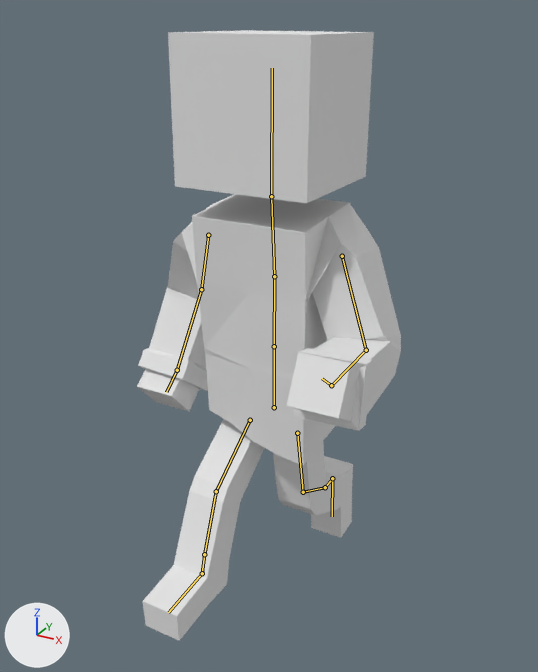
The Blender file Characters/Colby.blend as it was, and as the next commit left it.
The view is the same before and after, from a camera (50 mm lens) standing at (4.82, -8.92, 8.76) and looking at (-0.1, 0.02, 4.29). Every picture has the same lights, and +X, +Y and +Z are marked at lower left. Both versions are drawn at frame 24 of the action 'RunningJump'; the numbers are the values there. The bones that bend it are drawn over the model as lines.
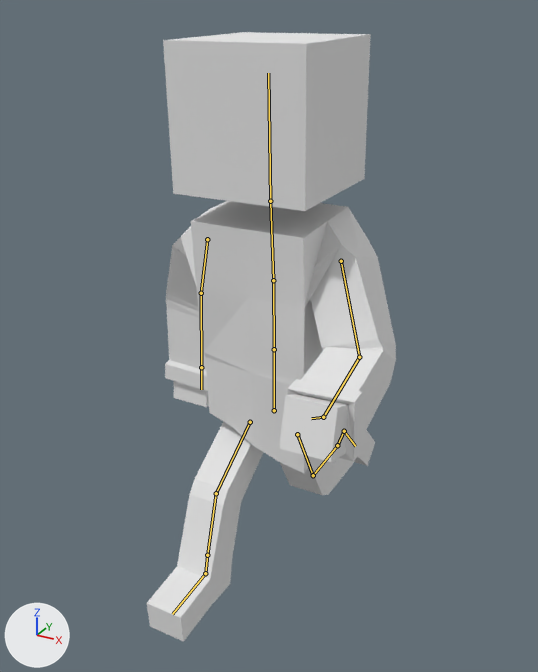
What the commit changed:
Bone 'Bone' (bone_bone) moves from (0.0, -0.09, 0.0) to (0.0, -0.14, 0.0).
Bone 'Bone.001' (bone_bone_001) turns from (0, 0, -1) to (0, 0, -2) degrees about its own x, y and z.
Bone 'Bone.002' (bone_bone_002) turns from (0, 0, -3) to (0, 0, -2) degrees about its own x, y and z.
Bone 'Bone.003' (bone_bone_003) turns from (0, 0, -4) to (0, 0, -3) degrees about its own x, y and z.
Bone 'Bone.005' (bone_bone_005) turns from (-10, 16, 51) to (-17, 7, 20) degrees about its own x, y and z.
Bone 'Bone.006' (bone_bone_006) turns from (-4, 1, 21) to (-4, 0, 6) degrees about its own x, y and z.
Bone 'Bone.007' (bone_bone_007) turns from (11, -3, -68) to (20, -7, -69) degrees about its own x, y and z.
Bone 'Bone.008' (bone_bone_008) turns from (2, -20, -84) to (-7, -18, -59) degrees about its own x, y and z.
Bone 'Bone.010' (bone_bone_010) moves from (0.0, -0.05, 0.0) to (0.0, -0.08, 0.0).
Bone 'Bone.010' (bone_bone_010) turns from (0, 0, -11) to (0, 0, -28) degrees about its own x, y and z.
Bone 'Bone.011' (bone_bone_011) turns from (52, 0, 0) to (64, 0, 0) degrees about its own x, y and z.
Bone 'Bone.016' (bone_bone_016) turns from (-5, 0, 0) to (-15, 0, 0) degrees about its own x, y and z.
Bone 'Bone.014' (bone_bone_014) turns from (0, 1, -31) to (0, 1, -35) degrees about its own x, y and z.
Bone 'Bone.015' (bone_bone_015) turns from (9, 0, 0) to (6, 0, 0) degrees about its own x, y and z.

Where the change shows, as pixel boxes (x1, y1, x2, y2) in the pictures (538 x 672 px):
'Cube', posed
    before: (137, 30, 401, 641)
    after: (147, 32, 396, 642)
bone 'Bone', root to tip
    before: (274, 407) to (274, 346)
    after: (274, 410) to (274, 349)
bone 'Bone.001', root to tip
    before: (274, 346) to (274, 276)
    after: (274, 349) to (273, 280)
bone 'Bone.002', root to tip
    before: (274, 276) to (271, 196)
    after: (273, 280) to (270, 201)
bone 'Bone.003', root to tip
    before: (271, 196) to (272, 68)
    after: (270, 201) to (268, 73)
bone 'Bone.005', root to tip
    before: (201, 289) to (177, 370)
    after: (201, 293) to (201, 367)
bone 'Bone.006', root to tip
    before: (177, 370) to (166, 392)
    after: (201, 367) to (201, 389)
bone 'Bone.007', root to tip
    before: (342, 256) to (366, 350)
    after: (341, 261) to (359, 357)
bone 'Bone.008', root to tip
    before: (366, 350) to (331, 385)
    after: (359, 357) to (323, 417)
bone 'Bone.010', root to tip
    before: (297, 433) to (303, 492)
    after: (297, 434) to (313, 475)
bone 'Bone.011', root to tip
    before: (303, 492) to (325, 487)
    after: (313, 475) to (337, 445)
bone 'Bone.016', root to tip
    before: (332, 478) to (332, 516)
    after: (344, 431) to (355, 446)
bone 'Bone.014', root to tip
    before: (216, 491) to (204, 554)
    after: (216, 493) to (207, 555)
bone 'Bone.015', root to tip
    before: (204, 554) to (202, 573)
    after: (207, 555) to (205, 573)
